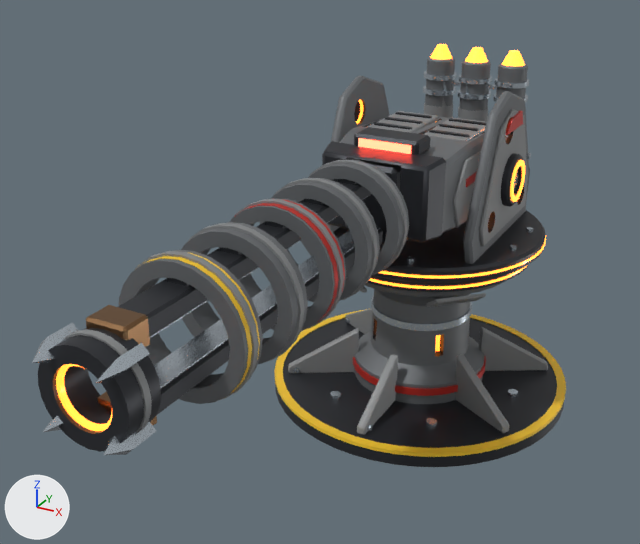
Two versions of the Blender file Tools/ModelFactory/R4Weapons938/R4W_Railgun/R4W_Railgun.blend, one commit apart.
Before and after are seen from a camera (50 mm lens) standing at (0.502, -1.268, 0.547) and looking at (-0.041, -0.28, 0.053). The lights are fixed; the arrows at lower left show +X, +Y and +Z. The first picture is the older version.

Script lines for the objects in view, before the commit:
```python
ob_r4w_railgun_base = bpy.data.objects.new('R4W_Railgun_Base', me_r4w_railgun_base)
ob_r4w_railgun_base.parent = ob_r4w_railgun_root
ob_r4w_railgun_base.location = (0.0, 0.0, 0.0)
ob_r4w_railgun_rails = bpy.data.objects.new('R4W_Railgun_Rails', me_r4w_railgun_rails)
ob_r4w_railgun_rails.parent = ob_r4w_railgun_pitch
ob_r4w_railgun_rails.location = (0.0, 0.0, 0.0)
ob_r4w_railgun_ventflap_r = bpy.data.objects.new('R4W_Railgun_VentFlap_R', me_r4w_railgun_ventflap_r)
ob_r4w_railgun_ventflap_r.parent = ob_r4w_railgun_pitch
ob_r4w_railgun_ventflap_r.location = (0.08, 0.0, 0.0645)
# also in view: 'R4W_Railgun_Yaw' at (0.0, 0.023, 0.155); 'R4W_Railgun_VentFlap_L' at (-0.047, 0.0, 0.2); 'R4W_Railgun_Pitch' at (0.0, -0.057, 0.153); 'R4W_Railgun_Emitter' at (0.0, -0.772, 0.135)
```
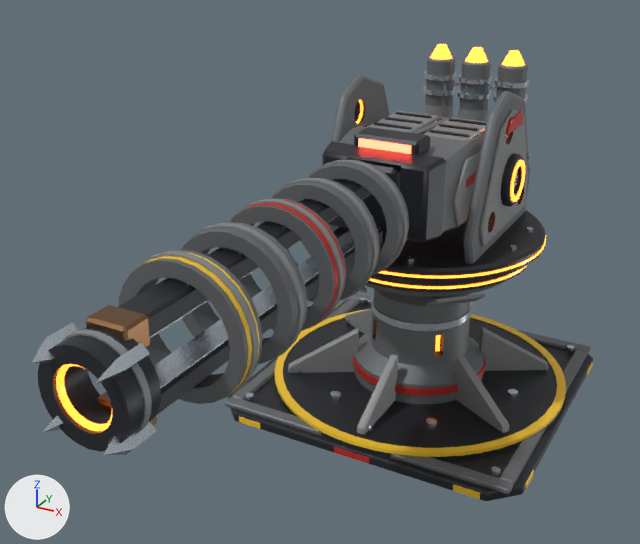
Location of each change, (x1, y1, x2, y2) in pixels of the pictures (640 x 544 px):
```json
{"object": "R4W_Railgun_Base", "change": "reshaped", "before": [274, 265, 566, 467], "after": [225, 265, 593, 501], "on screen": "26% wider, 17% taller"}
{"part": 1, "of": "me_r4w_railgun_base", "change": "added", "after": [246, 393, 254, 401]}
{"part": 2, "of": "me_r4w_railgun_base", "change": "added", "after": [566, 345, 575, 352]}
{"part": 3, "of": "me_r4w_railgun_base", "change": "added", "after": [491, 466, 501, 476]}
{"part": 4, "of": "me_r4w_railgun_base", "change": "built on", "before": [275, 384, 564, 467], "after": [225, 293, 593, 501]}
```

Scene script edits in JSON lines:
```json
{"block": "me_r4w_railgun_base", "where": "# used by ob_r4w_railgun_base; parent = ob_r4w_railgun_root; location = (0.0, 0.0, 0.0)"}
{"op": "remove", "block": "me_r4w_railgun_base", "code": "me_r4w_railgun_base.from_pydata(...)  # 1825 vertices, 3630 faces; spans x -0.25..0.25, y -0.25..0.25, z -0.26..0.016"}
{"op": "add", "block": "me_r4w_railgun_base", "code": "me_r4w_railgun_base.from_pydata(...)  # 2554 vertices, 5068 faces; spans x -0.256..0.256, y -0.256..0.256, z -0.26..0.016"}
{"block": "me_r4w_railgun_base", "change": "me_r4w_railgun_base part 1: a new loose piece, a 6-sided cylinder along z spanning x -0.2195..-0.2045, y -0.2185..-0.2055, z -0.238..-0.2315, in mat_steel_light (light grey #c4ced7)"}
{"block": "me_r4w_railgun_base", "change": "me_r4w_railgun_base part 2: a new loose piece, a 6-sided cylinder along z spanning x 0.2045..0.2195, y 0.2055..0.2185, z -0.238..-0.2315, in mat_steel_light (light grey #c4ced7)"}
{"block": "me_r4w_railgun_base", "change": "me_r4w_railgun_base part 3: a new loose piece, a 6-sided cylinder along z spanning x 0.2045..0.2195, y -0.2185..-0.2055, z -0.238..-0.2315, in mat_steel_light (light grey #c4ced7)"}
{"block": "me_r4w_railgun_base", "change": "me_r4w_railgun_base part 4: 23 vertices moved from x -0.231..0.25, y -0.25..0.248, z -0.26..-0.255 to x -0.24..0.249, y -0.249..0.243, z -0.244..-0.237; 74 vertices removed from x -0.25..0.248, y -0.248..0.25, z -0.26..-0.255; 611 vertices added at x -0.256..0.256, y -0.256..0.256, z -0.26..-0.237"}
{"block": "me_r4w_railgun_base", "change": "other edits to the shape of me_r4w_railgun_base do not show in these pictures"}
```
